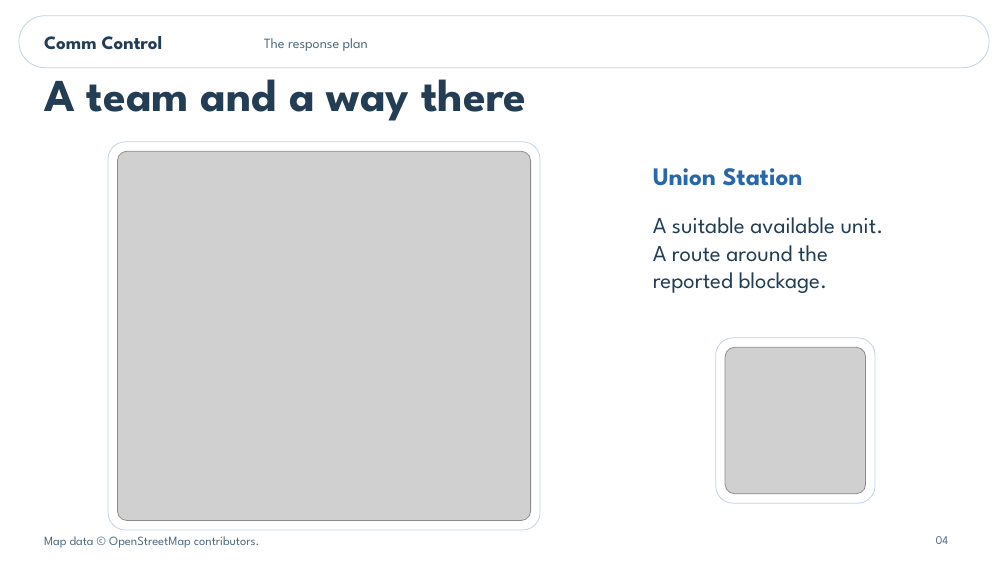
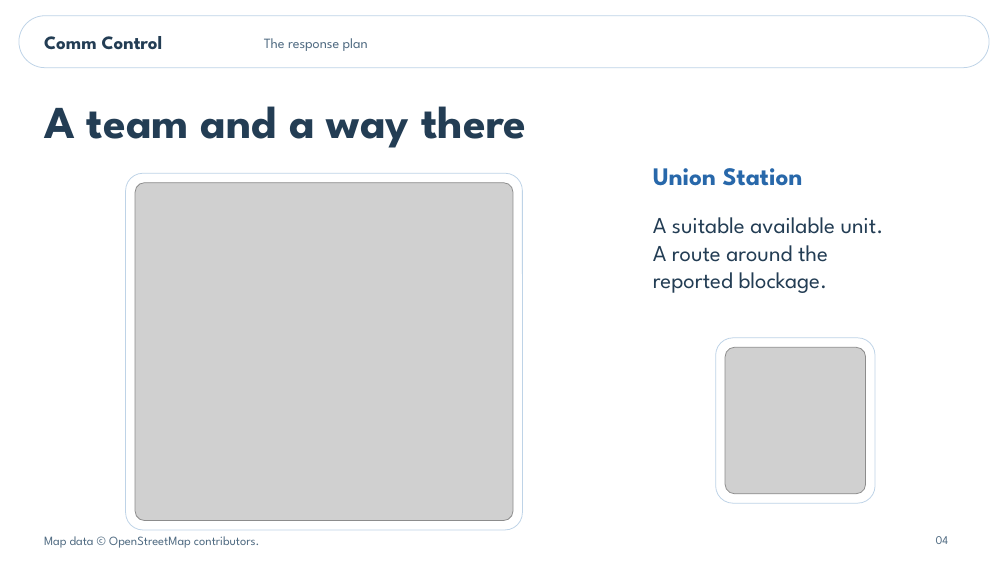
Before and after one commit to mihirduvedi/comm-control, a slide deck: slide 4 of presentation/Comm_Control_Pitch.pptx. Drawn at 1008x567 pixels with LibreOffice and Linux fonts; fonts in the diff are those of the drawing; grey boxes stand for pictures. Boxes give left, top, right and bottom in pixels: in the first picture for what was removed or moved away, otherwise in the second. Text is boxed around its words. In the diff, an @@ line names an element or a change of style, - is before the commit and + after.

```diff
--- a/presentation/Comm_Control_Pitch.pptx
+++ b/presentation/Comm_Control_Pitch.pptx
@@ text "A team and a way ..." rewrapped from (x1=44, y1=67, x2=526, y2=121) to (x1=44, y1=106, x2=526, y2=148) @@
@@ rounded rectangle resized from (x1=108, y1=142, x2=541, y2=531) to (x1=126, y1=173, x2=523, y2=530) @@
@@ rounded rectangle at (x1=126, y1=173, x2=523, y2=530): proportions changed @@
@@ picture resized from (x1=117, y1=151, x2=531, y2=521) to (x1=135, y1=183, x2=513, y2=521) @@
```
Also in this commit, not shown: 8 other slides changed, 2 other files.
